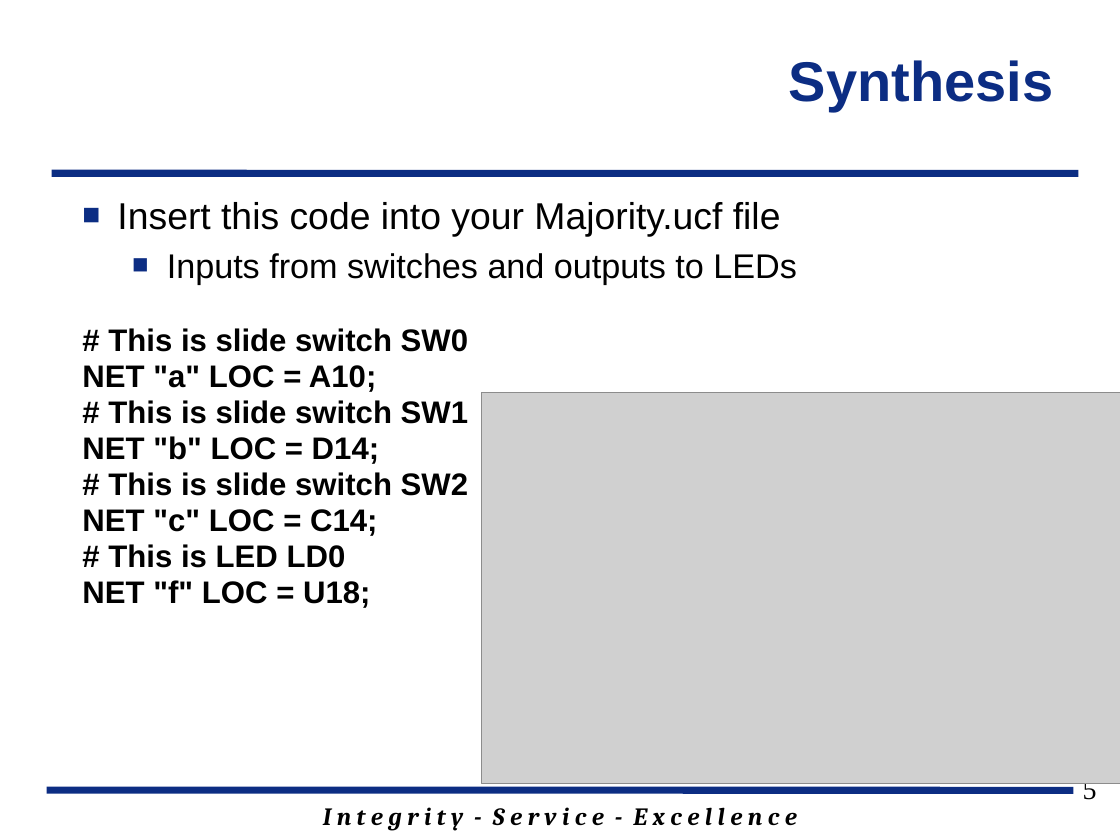
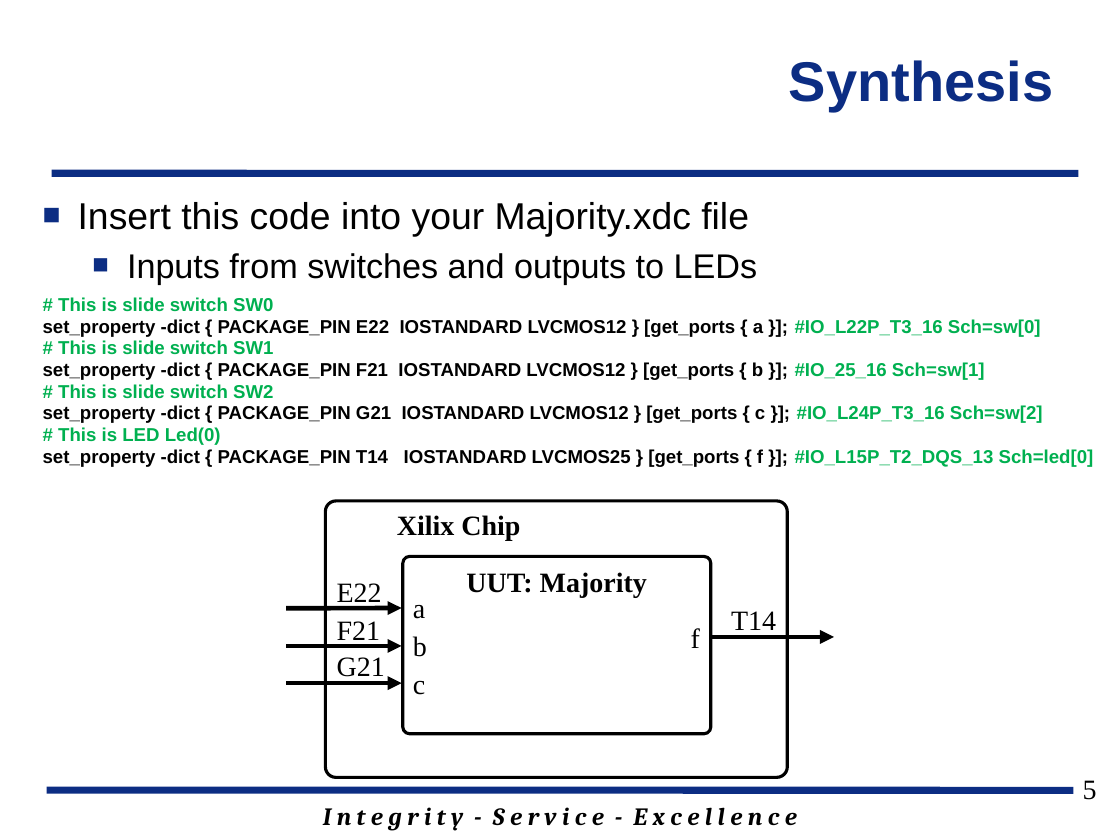
Before and after one commit to jfalkinburg/ECE383_web, a slide deck: slide 5 of lecture/slides/ECE_383_Lec3.pptx. Drawn at 1120x840 pixels with LibreOffice and Linux fonts; fonts in the diff are those of the drawing; grey boxes stand for pictures; background and template pictures are left out. Boxes give left, top, right and bottom in pixels: in the first picture for what was removed or moved away, otherwise in the second. Text is boxed around its words. In the diff, an @@ line names an element or a change of style, - is before the commit and + after.

```diff
--- a/lecture/slides/ECE_383_Lec3.pptx
+++ b/lecture/slides/ECE_383_Lec3.pptx
@@ text "Insert this code into your ...": place and size @@
-text "Insert this code into your ..." at (82, 202, 797, 608)
+text "Insert this code into your ..." at (43, 202, 1094, 467)
@@ text at (78, 202, 749, 237): text changed @@
-■ Insert this code into your Majority.ucf file
+■ Insert this code into your Majority.xdc file
@@ text at (58, 297, 273, 399): size 20 to 12 pt, text colour #000000 to #00B050 in "# This is slide switch SW0", "# This is slide switch SW1", "# This is slide switch SW2"; less space between paragraphs @@
@@ text at (43, 319, 1041, 337): text changed; size 20 to 12 pt @@
-NET "a" LOC = A10;
+set_property -dict { PACKAGE_PIN E22 IOSTANDARD LVCMOS12 } [get_ports { a }]; #IO_L22P_T3_16 Sch=sw[0]
@@ text at (43, 362, 985, 380): text changed; size 20 to 12 pt @@
-NET "b" LOC = D14;
+set_property -dict { PACKAGE_PIN F21 IOSTANDARD LVCMOS12 } [get_ports { b }]; #IO_25_16 Sch=sw[1]
@@ text at (43, 405, 1094, 467): text changed; size 20 to 12 pt @@
-NET "c" LOC = C14;
-# This is LED LD0
-NET "f" LOC = U18;
+set_property -dict { PACKAGE_PIN G21 IOSTANDARD LVCMOS12 } [get_ports { c }]; #IO_L24P_T3_16 Sch=sw[2]
+# This is LED Led(0)
+set_property -dict { PACKAGE_PIN T14 IOSTANDARD LVCMOS25 } [get_ports { f }]; #IO_L15P_T2_DQS_13 Sch=led[0]
@@ picture removed at (482, 393, 1120, 784) @@
@@ group added at (286, 501, 834, 777): 10 texts, 4 arrows, 2 rounded rectangles @@
+UUT: Majority
+a
+b
+c
+f
+Xilix Chip
+E22
+F21
+G21
+T14
```
Also in this commit, not shown: 6 other slides changed, 4 other files.
